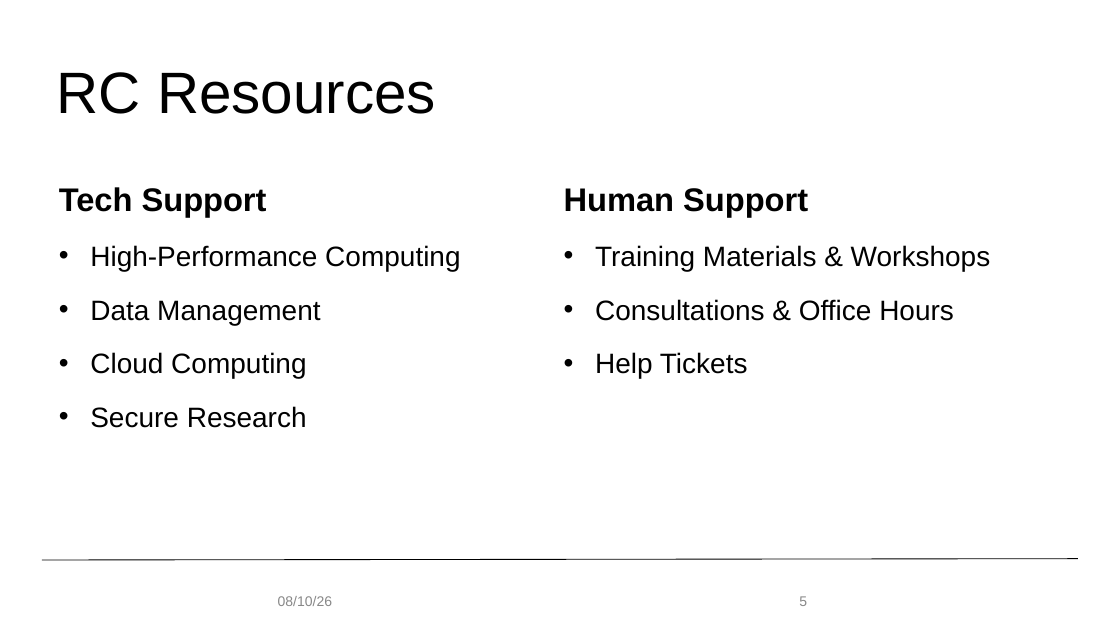
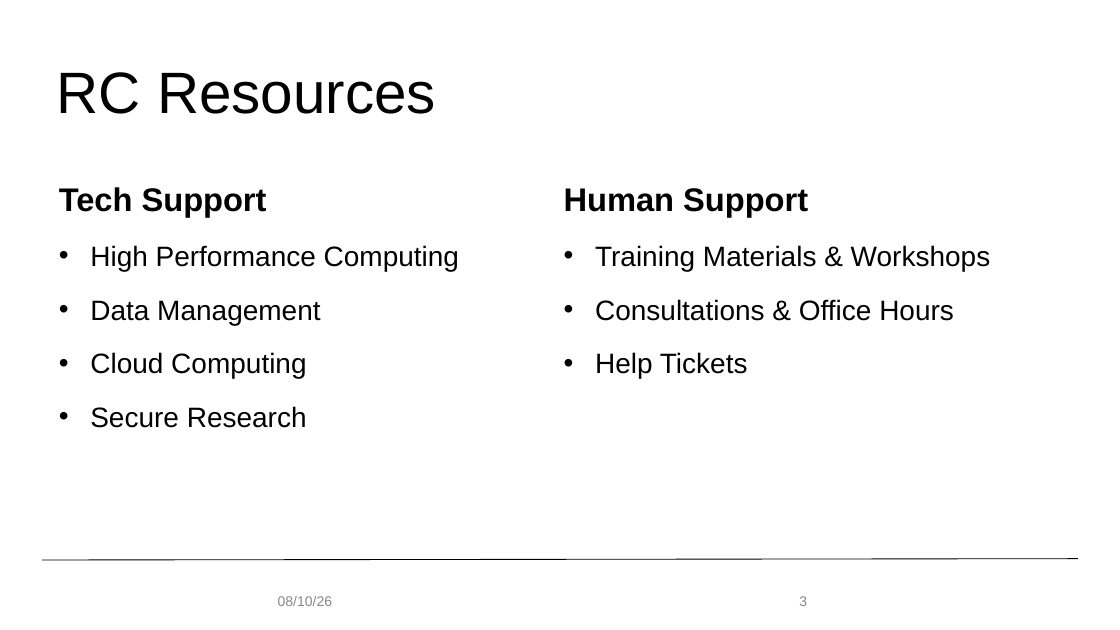
Before and after one commit to b-reyes/hpc_fundamentals_micro_credential, a slide deck: slide 3 of getting_familiar_rc/getting_familiar_rc.pptx (slide 5 before the commit). Drawn at 1120x630 pixels with LibreOffice and Linux fonts; fonts in the diff are those of the drawing; background and template pictures are left out. Boxes give left, top, right and bottom in pixels: in the first picture for what was removed or moved away, otherwise in the second. Text is boxed around its words. In the diff, an @@ line names an element or a change of style, - is before the commit and + after.

```diff
--- a/getting_familiar_rc/getting_familiar_rc.pptx
+++ b/getting_familiar_rc/getting_familiar_rc.pptx
@@ text at (x1=90, y1=245, x2=459, y2=271): text changed @@
-• High-Performance Computing
+• High Performance Computing
@@ page number at (x1=799, y1=596, x2=807, y2=606): text changed @@
-5
+3
```
Also in this commit, not shown: 24 other slides changed, 18 slides added, 18 slides removed, 1 other file.
